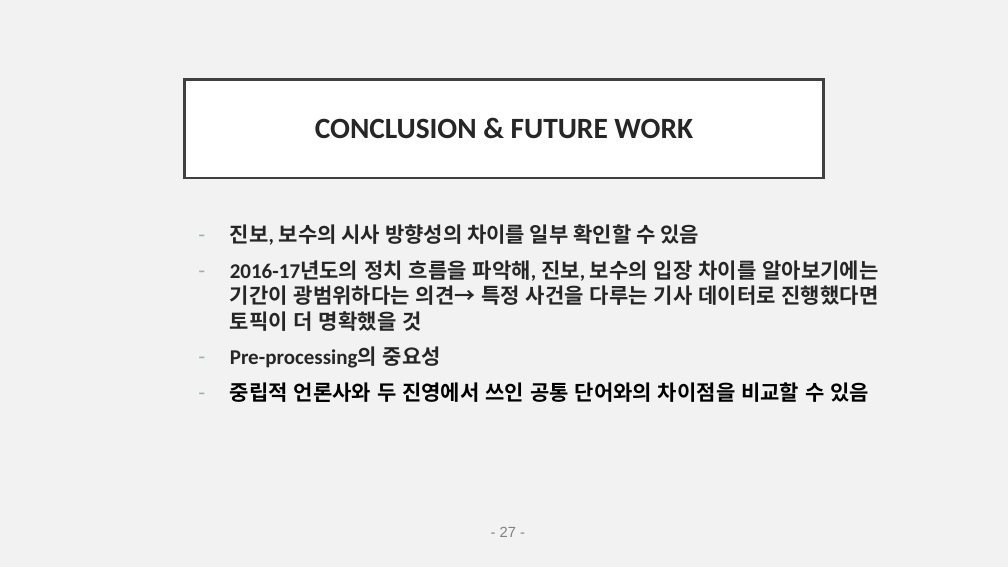
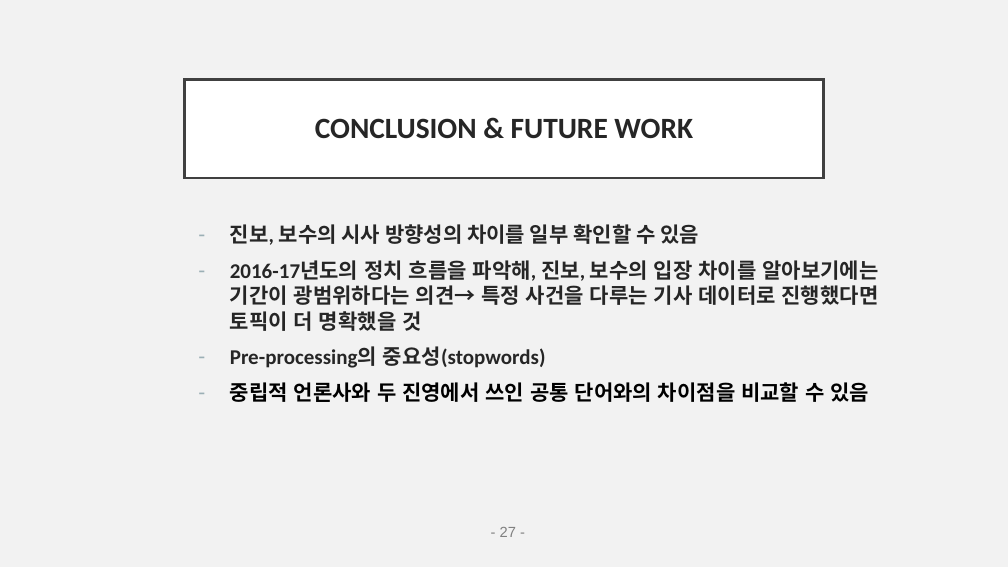
Before and after one commit to EJLEE5826/American_News_Topic_Modeling-using_LDA, a slide deck: slide 30 of final_pptNLP.pptx (slide 29 before the commit). Drawn at 1008x567 pixels with LibreOffice and Linux fonts; fonts in the diff are those of the drawing. Boxes give left, top, right and bottom in pixels: in the first picture for what was removed or moved away, otherwise in the second. Text is boxed around its words. In the diff, an @@ line names an element or a change of style, - is before the commit and + after.

```diff
--- a/final_pptNLP.pptx
+++ b/final_pptNLP.pptx
@@ text at (230, 346, 546, 368): text changed @@
-– Pre-processing의 중요성
+– Pre-processing의 중요성(stopwords)
```
Also in this commit, not shown: 17 other slides changed, 1 slide added, 1 other file.
